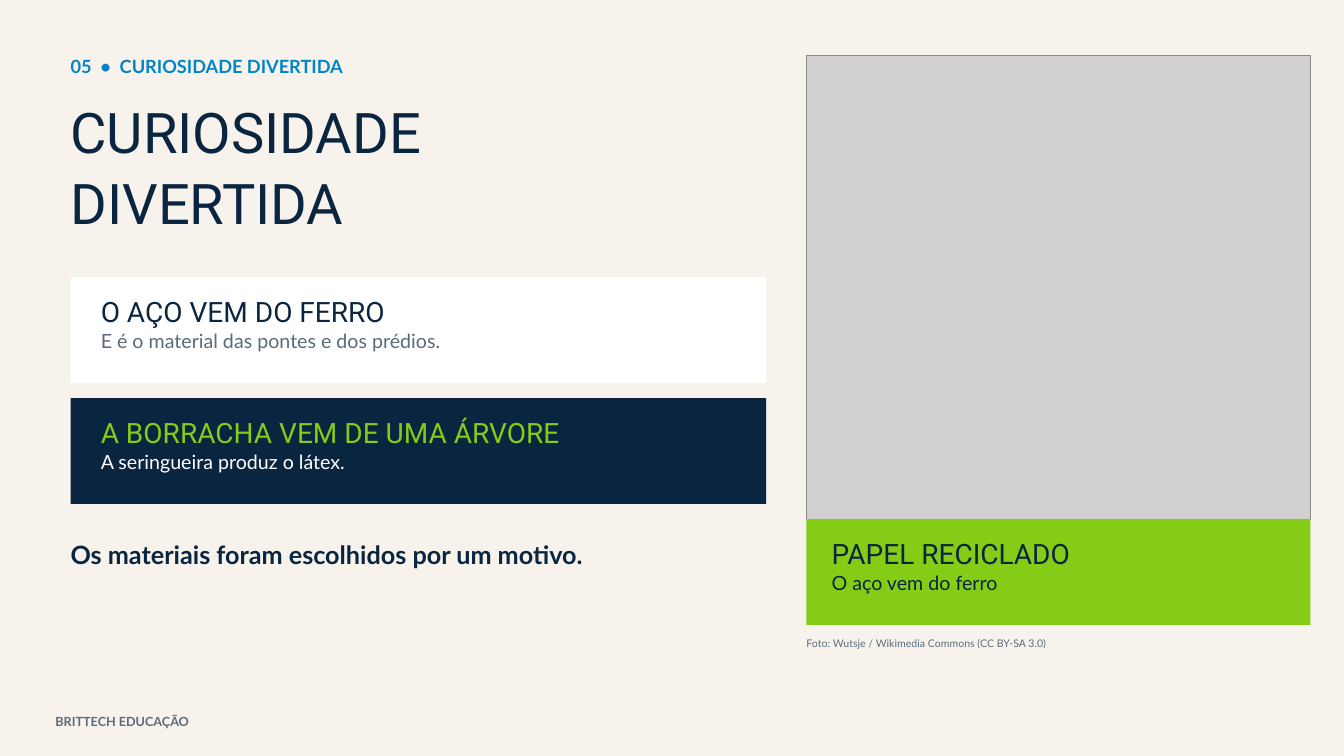
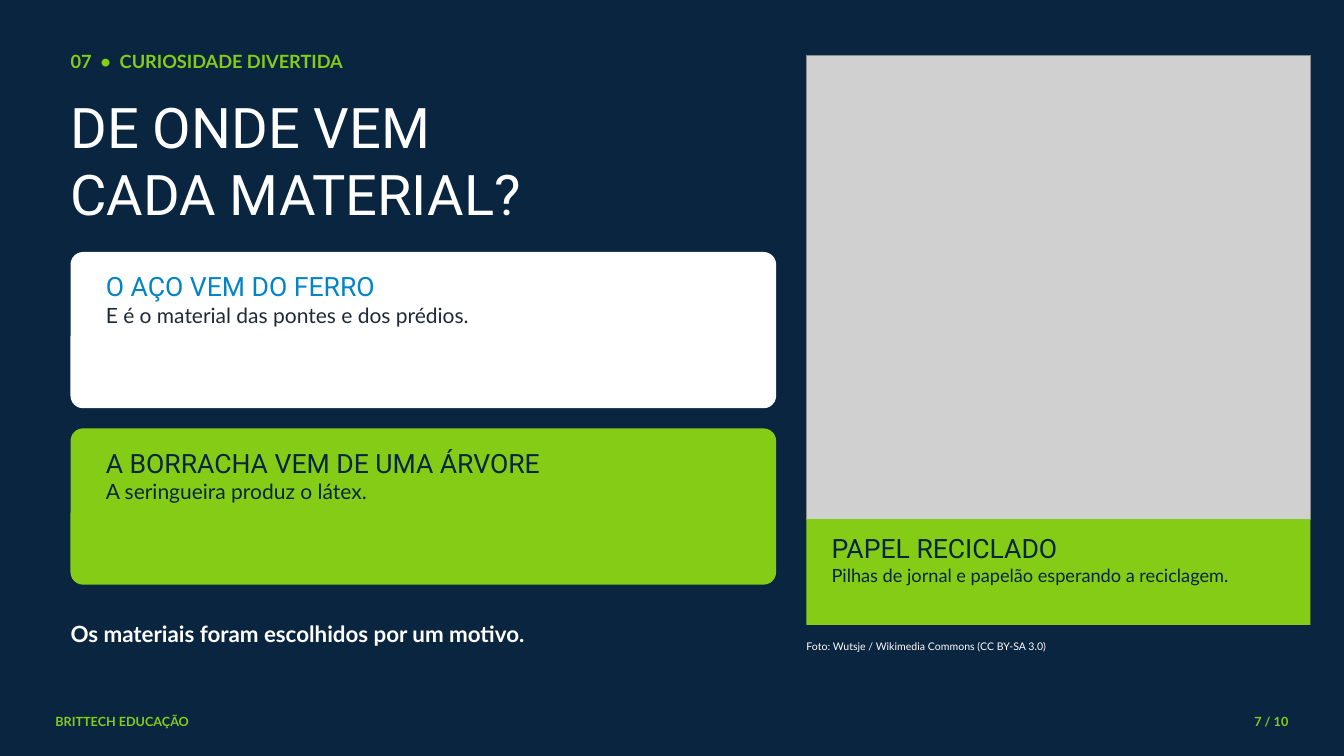
Before and after one commit to thiagollipe-web/brittech-educacao-aulas, a slide deck: slide 7 of fundamental-1/ciencias-2ano-materiais-objetos.pptx (slide 5 before the commit). Drawn at 1344x756 pixels with LibreOffice and Linux fonts; fonts in the diff are those of the drawing; grey boxes stand for pictures. Boxes give left, top, right and bottom in pixels: in the first picture for what was removed or moved away, otherwise in the second. Text is boxed around its words. In the diff, an @@ line names an element or a change of style, - is before the commit and + after.

```diff
--- a/fundamental-1/ciencias-2ano-materiais-objetos.pptx
+++ b/fundamental-1/ciencias-2ano-materiais-objetos.pptx
@@ rectangle at [0,0,1344,756]: fill #F7F3EC to #0A2540 @@
@@ text at [71,54,343,68]: text changed; text colour #0284C7 to #84CC16 @@
-05 • CURIOSIDADE DIVERTIDA
+07 • CURIOSIDADE DIVERTIDA
@@ text at [71,107,521,216]: text changed; text colour #0A2540 to #FFFFFF @@
-CURIOSIDADE
-DIVERTIDA
+DE ONDE VEM
+CADA MATERIAL?
@@ rounded rectangle: place and size @@
-rounded rectangle at [71,277,766,383]
+rounded rectangle at [71,252,776,408]
@@ rounded rectangle at [71,252,776,408]: rectangle to rounded rectangle @@
@@ text "O AÇO VEM DO FERRO": place and size @@
-text "O AÇO VEM DO FERRO" at [101,301,440,352]
+text "O AÇO VEM DO FERRO" at [106,277,469,327]
@@ text "O AÇO VEM DO FERRO" at [106,277,469,327]: size 20 to 19 pt, text colour #0A2540 to #0284C7 in "O AÇO VEM DO FERRO"; size 14 to 15 pt, text colour #5A6B7D to #1F2A37 in "E é o material das pontes e ..."; less space between paragraphs @@
@@ rounded rectangle: place and size @@
-rounded rectangle at [71,398,766,504]
+rounded rectangle at [71,429,776,585]
@@ rounded rectangle at [71,429,776,585]: rectangle to rounded rectangle; fill #0A2540 to #84CC16 @@
@@ text "A BORRACHA VEM DE UMA ...": place and size @@
-text "A BORRACHA VEM DE UMA ..." at [101,417,559,473]
+text "A BORRACHA VEM DE UMA ..." at [106,449,540,503]
@@ text "A BORRACHA VEM DE UMA ..." at [106,449,540,503]: size 20 to 19 pt, text colour #84CC16 to #0A2540 in "A BORRACHA VEM DE UMA ÁRVORE"; size 14 to 15 pt, text colour #FFFFFF to #0A2540 in "A seringueira produz o látex."; less space between paragraphs @@
@@ text at [832,539,1058,558]: size 20 to 19 pt in "PAPEL RECICLADO"; less space between paragraphs @@
@@ text at [832,568,1228,586]: text changed; size 14 to 13 pt @@
-O aço vem do ferro
+Pilhas de jornal e papelão esperando a reciclagem.
@@ text "Os materiais foram escolhidos por ...": place and size @@
-text "Os materiais foram escolhidos por ..." at [71,545,583,569]
+text "Os materiais foram escolhidos por ..." at [71,625,524,646]
@@ text "Os materiais foram escolhidos por ..." at [71,625,524,646]: size 18 to 16 pt, text colour #0A2540 to #FFFFFF; less space between paragraphs @@
@@ text "Foto: Wutsje / Wikimedia Commons ..." at [806,642,1046,652]: text colour #5A6B7D to #FFFFFF; less space between paragraphs @@
@@ text "BRITTECH EDUCAÇÃO" at [55,715,189,728]: text colour #5A6B7D to #84CC16; less space between paragraphs @@
@@ text added at [1254,717,1289,726], 9 pt, text #84CC16, bold @@
+7 / 10
```
Also in this commit, not shown: 4 other slides changed, 5 slides added, 3 slides removed, 4 other files.
